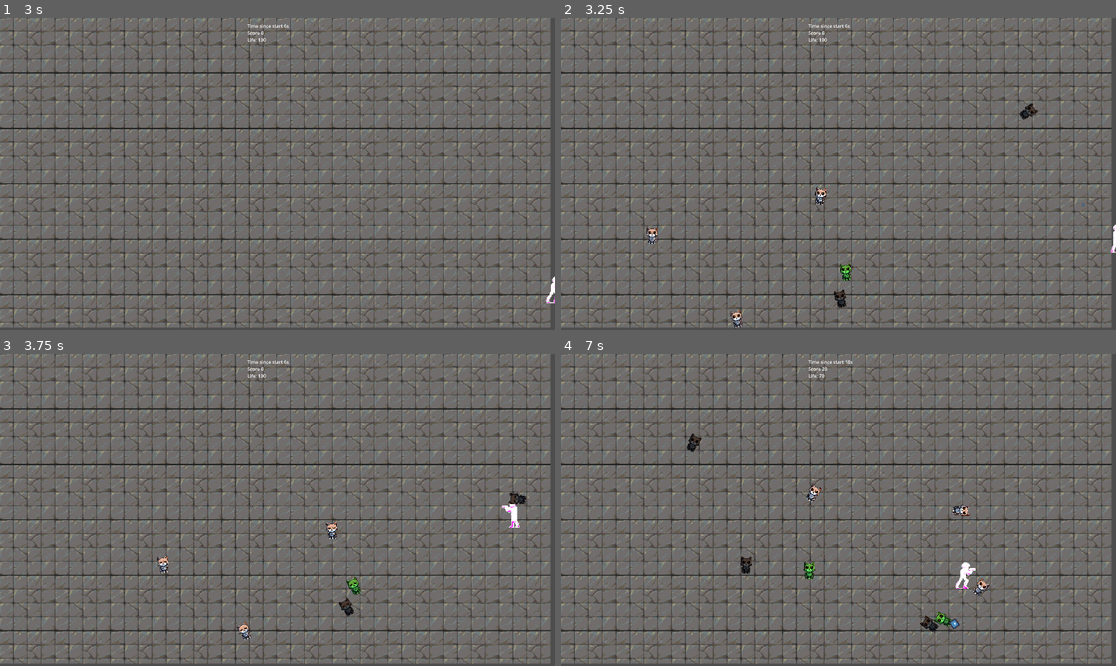
Above: before the commit, frames 1-4 (two rows, left to right).
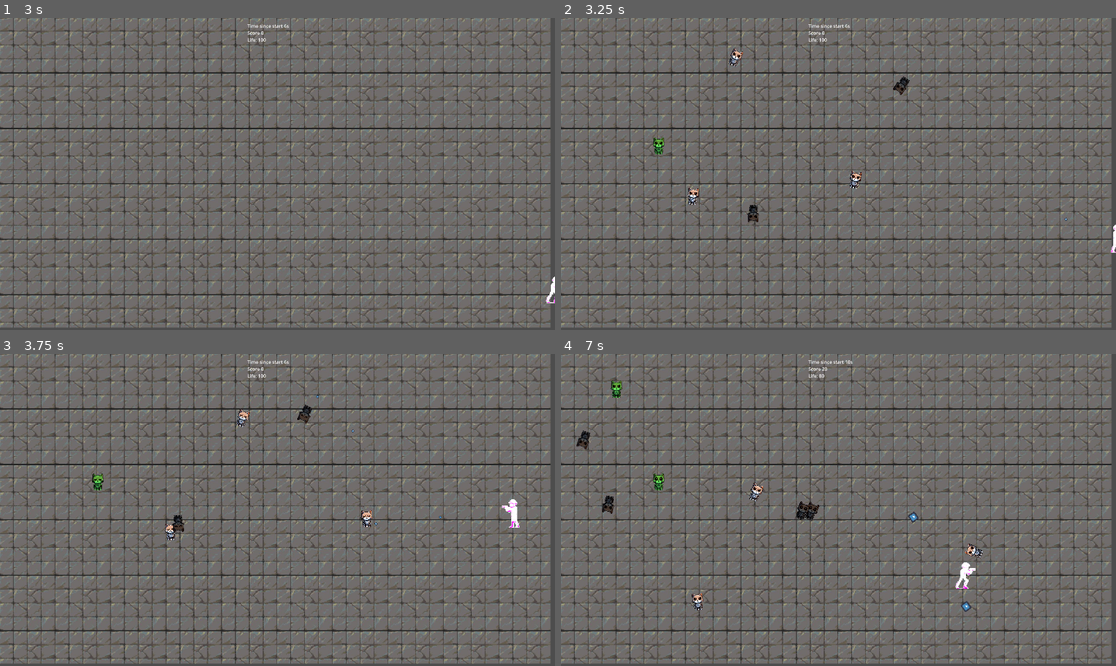
Above: after the commit, the same moments.

Repository: elVariable/gamejam
Game: Godot game, scene res://scenes/levels/main.tscn
The game is run twice, just before and just after one commit, with the same random seed, the same clock (stepped at 60 frames per second) and the same inputs. The engine's default icon, where the game draws it, is replaced by a stand-in: a white triangle on a blue panel in a dark square.
Inputs:
- Up to frame 1 (3 s): tap Enter at 0.5 s; hold D (Right) 0.53-1.28 s; tap U (Fire0) at 0.6 s; hold S (Down) 1.28-2.03 s; tap I (Fire1) at 1.35 s; hold D (Right) 2.03-2.78 s; tap O (Fire2) at 2.1 s; hold W (Up) from 2.78 s (still down); tap P (Fire3) at 2.85 s
- Up to frame 2 (3.25 s): keep holding W (Up)
- Up to frame 3 (3.75 s): release W (Up) at 3.53 s; hold A (Left) from 3.53 s (still down); tap U (Fire0) at 3.6 s
- Up to frame 4 (7 s): tap one key every 0.75 s from 4.35 s: I (Fire1) O (Fire2) P (Fire3) U (Fire0); release A (Left) at 5.03 s; hold S (Down) 5.03-5.78 s; hold D (Right) 5.78-6.53 s; hold W (Up) from 6.53 s (still down)

Frame 1 is identical in both runs. In frame 2, 1.0% of the frame differs, in the area x 15-95%, y 9-100%; in frame 3, 1.0%; in frame 4, 1.6%, in the area x 2-78%, y 6-90%.

Commit message:
differen enermy movement

Diff:
--- a/scenes/levels/game_over.tscn
+++ b/scenes/levels/game_over.tscn
@@ -13,6 +13,7 @@
 
 [node name="TextEdit" type="TextEdit" parent="Control"]
 unique_name_in_owner = true
+layout_mode = 0
 offset_left = 377.0
 offset_top = 246.0
 offset_right = 814.0
@@ -20,6 +21,7 @@
 text = "You DIED. HAHA"
 
 [node name="Button" type="Button" parent="Control"]
+layout_mode = 0
 offset_left = 513.0
 offset_top = 436.0
 offset_right = 578.0
--- a/scenes/prefabs/enemies/grumpy_old_man.tscn
+++ b/scenes/prefabs/enemies/grumpy_old_man.tscn
@@ -8,3 +8,8 @@
 
 [node name="Icon" parent="." index="0"]
 modulate = Color(0.317647, 0.317647, 0.317647, 1)
+
+[node name="UpdateTargetTimer" type="Timer" parent="." index="4"]
+unique_name_in_owner = true
+
+[connection signal="timeout" from="UpdateTargetTimer" to="." method="update_target_pos"]
--- a/scripts/enemies/enemy.gd
+++ b/scripts/enemies/enemy.gd
@@ -17,11 +17,16 @@
 
 # Called every frame. 'delta' is the elapsed time since the previous frame.
 func _process(delta):
-    var target_pos = get_node("/root/level/Player").position
+    var player_pos = get_node("/root/level/Player").position
+    update_rotation(player_pos)
+    movement(delta, player_pos)
+
+func update_rotation(target_pos):
+    look_at(target_pos)
+
+func movement(delta, target_pos):
     var direction = (target_pos - position).normalized()
-
     velocity = direction * speed
-    look_at(target_pos)
 
     $AnimationPlayer.play("Walk")
     if direction.x < 0:
@@ -29,7 +34,7 @@
     else:
         $Icon.flip_v = false
 
-    if position.distance_to(target_pos) > 5:
+    if position.distance_to(target_pos) > 5: # fix shaky behaviour
         move_and_slide()
 
 func handle_bullet_hit(bullet: Bullet):
@@ -60,3 +65,15 @@
 func create_instance():
     if resource:
         return resource.instantiate()
+
+func get_legit_spawn(window_size, player_pos, min_dist_to_player = -1):
+    var new_pos = Vector2(randi() % int(window_size.x), randi() % int(window_size.y))
+    if min_dist_to_player == -1:
+     min_dist_to_player = window_size.x / 2.5
+
+    while true:
+        # has potential to freeze the game - lol
+        if player_pos.distance_to(new_pos) > min_dist_to_player:
+            return new_pos
+        else:
+            new_pos = Vector2(randi() % int(window_size.x), randi() % int(window_size.y))
--- a/scripts/enemies/grumpy_house_plant.gd
+++ b/scripts/enemies/grumpy_house_plant.gd
@@ -8,8 +8,19 @@
 func _ready():
     pass
 
+func update_rotation(target_pos):
+    pass
+
+func movement(delta, target_pos):
+    $AnimationPlayer.play("Walk")
+    pass
+
 func get_enemy_spawn_amount(
     difficulty: int,
 ):
     var enemy_spawn_amount = pow(2, difficulty)
     return 1
+
+func get_legit_spawn(window_size, player_pos, min_dist_to_player = -1):
+    min_dist_to_player = window_size.x / 10
+    return super.get_legit_spawn(window_size, player_pos, min_dist_to_player)
--- a/scripts/enemies/grumpy_old_man.gd
+++ b/scripts/enemies/grumpy_old_man.gd
@@ -2,11 +2,21 @@
 
 class_name GrumpyOldMan
 
+var active_target_pos = Vector2(0,0)
+
 func _init():
     resource = preload("res://scenes/prefabs/enemies/grumpy_old_man.tscn")
+    speed = 250
 
 func _ready():
+    $UpdateTargetTimer.start(2)
     pass
+
+func movement(delta, target_pos):
+    super.movement(delta, active_target_pos)
+
+func update_target_pos():
+    active_target_pos = get_node("/root/level/Player").position
 
 func get_enemy_spawn_amount(
     difficulty: int,
--- a/scripts/main.gd
+++ b/scripts/main.gd
@@ -50,20 +50,8 @@
             for i in range(enemy_spawn_amount):
                 var enemy_instance = e.create_instance()
                 add_child(enemy_instance)
-                enemy_instance.position = get_legit_spawn()
+                enemy_instance.position = e.get_legit_spawn(get_window().size, get_node("%Player").position)
             last_enemy_spawn_time = 0
-
-func get_legit_spawn():
-    var res = get_viewport_rect()
-    var new_pos = Vector2(randi() % int(res.end.x), randi() % int(res.end.y))
-    var min_dist_to_player = res.end.x / 2.5
-
-    while true:
-        # has potential to freeze the game - lol
-        if get_node("%Player").position.distance_to(new_pos) > min_dist_to_player:
-            return new_pos
-        else:
-            new_pos = Vector2(randi() % int(res.end.x), randi() % int(res.end.y))
 
 func end_wave():
     get_tree().paused = true
